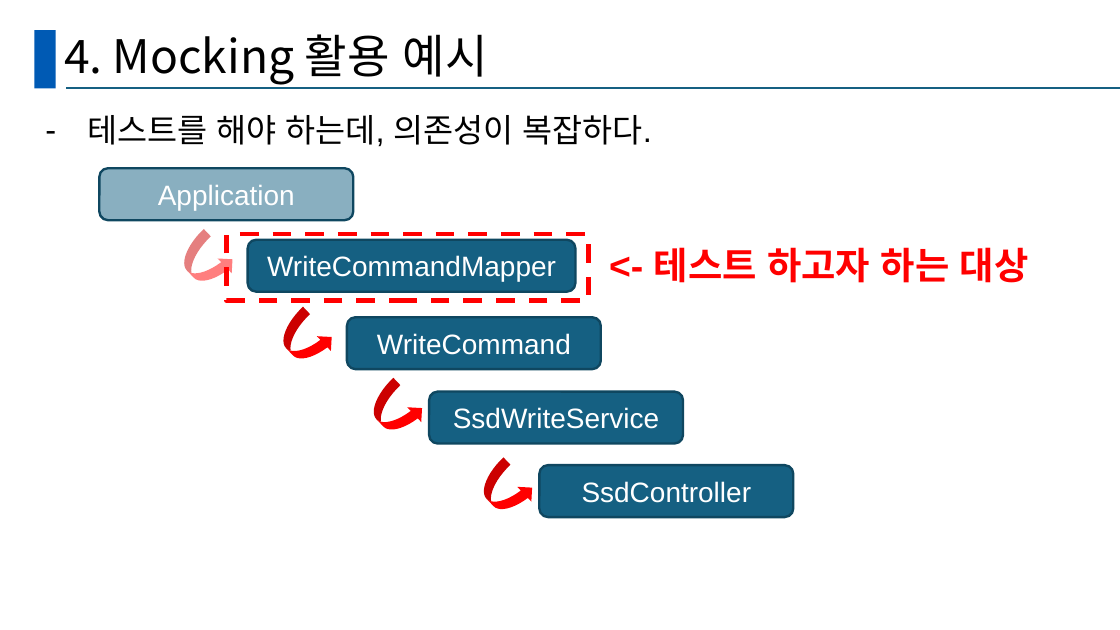
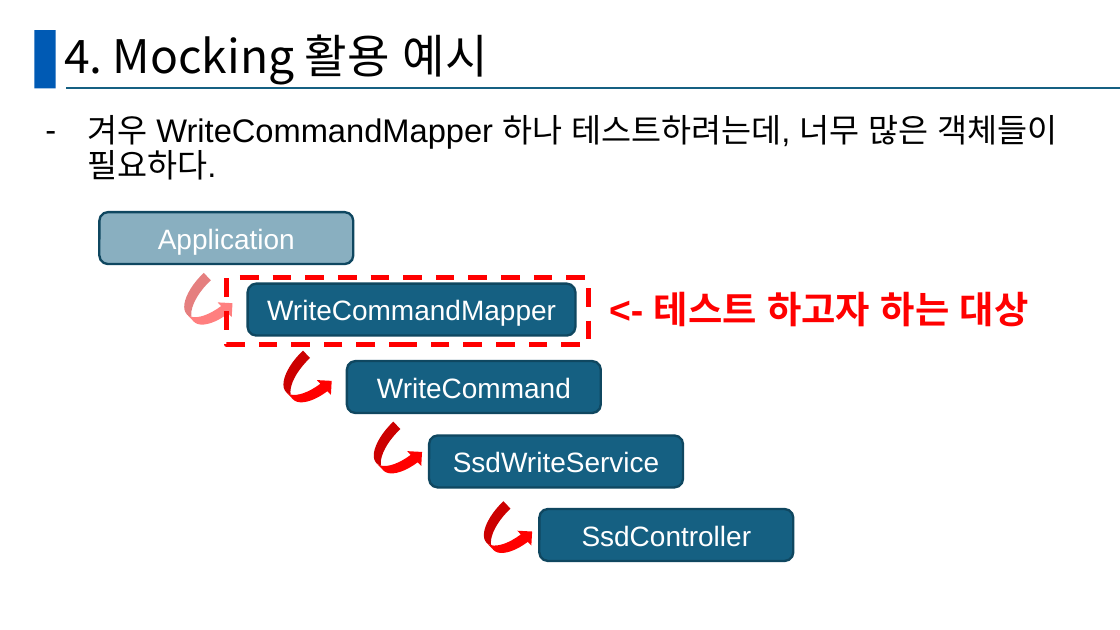
Before and after one commit to GanghyunLee/deep-dive-ssd, a slide deck: slide 48 of D조_DeepDive.pptx (slide 49 before the commit). Drawn at 1120x630 pixels with LibreOffice and Linux fonts; fonts in the diff are those of the drawing. Boxes give left, top, right and bottom in pixels: in the first picture for what was removed or moved away, otherwise in the second. Text is boxed around its words. In the diff, an @@ line names an element or a change of style, - is before the commit and + after.

```diff
--- a/D조_DeepDive.pptx
+++ b/D조_DeepDive.pptx
@@ text at bbox=[87, 115, 1058, 180]: text changed @@
-– 테스트를 해야 하는데, 의존성이 복잡하다.
+– 겨우 WriteCommandMapper 하나 테스트하려는데, 너무 많은 객체들이 필요하다.
@@ 5 rounded rectangles, 4 curved right arrows, 1 text, 1 rectangle: place and size @@
-5 rounded rectangles, 4 curved right arrows, 1 text, 1 rectangle at bbox=[99, 168, 1029, 524]
+5 rounded rectangles, 4 curved right arrows, 1 text, 1 rectangle at bbox=[99, 213, 1029, 567]
```
Also in this commit, not shown: 9 other slides changed, 4 slides added, 1 slide removed.
